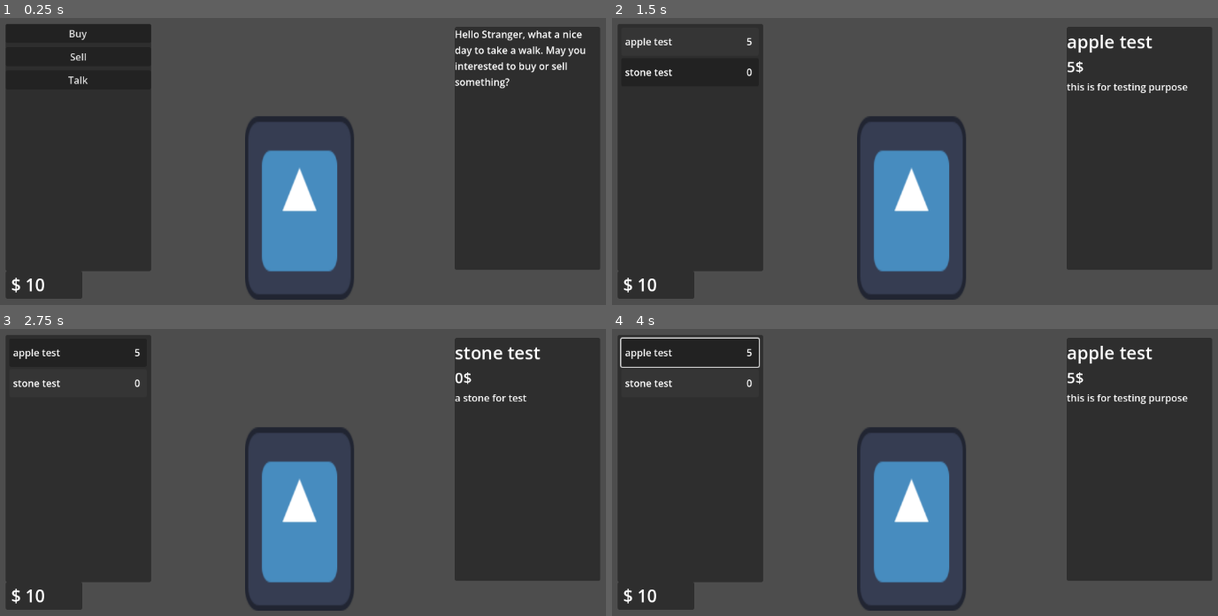
Above: before the commit, frames 1-4 (two rows, left to right).
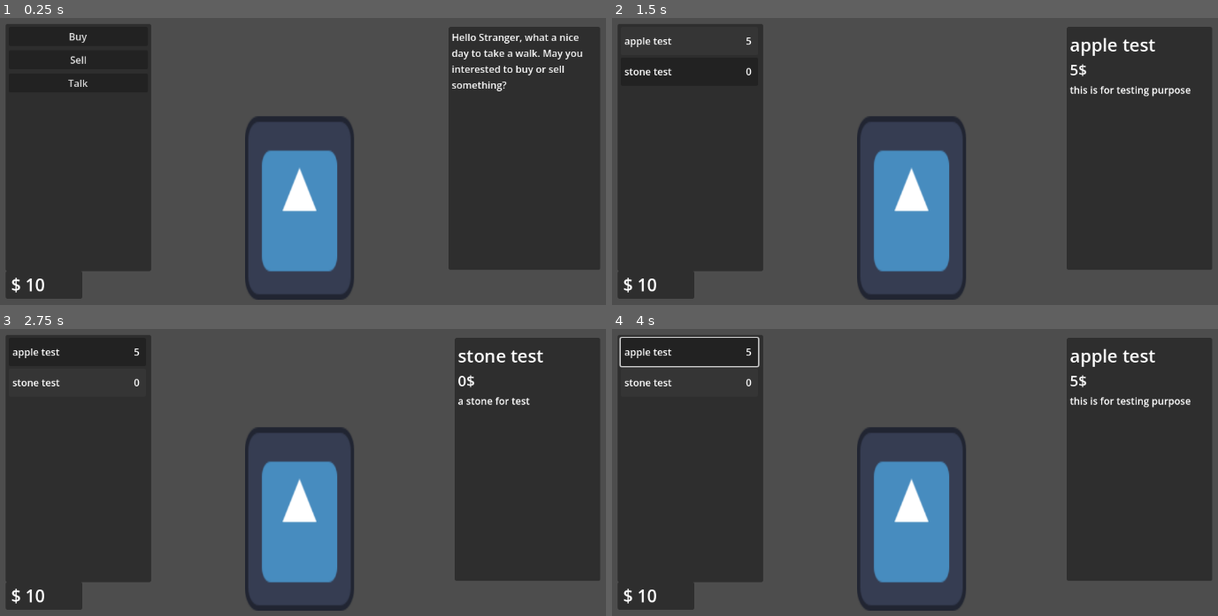
Above: after the commit, the same moments.

Repository: alifyudstira/RPG-game-project
Game: Godot game, scene res://store/store_ui.tscn
Two runs of this game, one before a commit and one after it. Both use one fixed random seed, a clock stepped at 60 frames per second and the inputs below. The project has no main scene, so this scene is started directly. The engine's default icon, where the game draws it, is replaced by a stand-in: a white triangle on a blue panel in a dark square.
Inputs:
- Up to frame 1 (0.25 s): no input
- Up to frame 2 (1.5 s): click "Buy" at 0.5 s; click "apple test" at 1.25 s
- Up to frame 3 (2.75 s): click "stone test" at 2 s
- Up to frame 4 (4 s): tap Enter (ui_accept) at 2.75, 2.85, 3.02, 3.32, 3.5, 3.6, 3.77 s; hold Up (ui_up) from 2.78 s (still down)

The runs differ from the first frame. In frame 1, 2.5% of the frame differs, in the area x 11-97%, y 3-88%; in frame 2, 1.3%; in frame 3, 1.1%; in frame 4, 1.7%.

Commit message:
margin ui store
nambahin margin di ui store, jadi ga mepet pinggir

Diff:
--- /dev/null
+++ b/json/storeDialogue.json
@@ -0,0 +1,5 @@
+{
+    "who": [
+        "I am"
+    ]
+}
--- a/store/item_button.tscn
+++ b/store/item_button.tscn
@@ -5,17 +5,15 @@
 anchors_preset = 15
 anchor_right = 1.0
 anchor_bottom = 1.0
-offset_right = -915.0
-offset_bottom = -589.0
+offset_right = -927.0
+offset_bottom = -602.0
 grow_horizontal = 2
 grow_vertical = 2
 
 [node name="itemButton" type="Button" parent="." unique_id=252969794]
 layout_mode = 1
-offset_left = 6.0
-offset_top = 6.0
-offset_right = 230.0
-offset_bottom = 52.0
+offset_right = 224.0
+offset_bottom = 46.0
 
 [node name="name" type="Label" parent="itemButton" unique_id=571268579]
 layout_mode = 1
--- a/store/store_ui.gd
+++ b/store/store_ui.gd
@@ -8,17 +8,17 @@
 var leftBarState:String = "options"
 var leftBarChildren:Array
 
-@onready var itemList = $leftBar/itemBar/itemList
-@onready var itemBar = $leftBar/itemBar
-@onready var options = $leftBar/options
-@onready var optionList = $leftBar/options/optionlList
-@onready var talkBar = $leftBar/talkBar
-@onready var talkList = $leftBar/talkBar/talkList
-@onready var itemInfo = $descPanel/VBoxContainer/itemInfo
-@onready var descPanelName = $descPanel/VBoxContainer/itemInfo/name
-@onready var descPanelDesc = $descPanel/VBoxContainer/itemInfo/desc
-@onready var descPanelPrice = $descPanel/VBoxContainer/itemInfo/price
-@onready var dialoguePanel = $descPanel/VBoxContainer/dialogue
+@onready var itemList = $leftBar/MarginContainer/itemBar/itemList
+@onready var itemBar = $leftBar/MarginContainer/itemBar
+@onready var options = $leftBar/MarginContainer/options
+@onready var optionList = $leftBar/MarginContainer/options/optionlList
+@onready var talkBar = $leftBar/MarginContainer/talkBar
+@onready var talkList = $leftBar/MarginContainer/talkBar/talkList
+@onready var itemInfo = $descPanel/MarginContainer/VBoxContainer/itemInfo
+@onready var descPanelName = $descPanel/MarginContainer/VBoxContainer/itemInfo/name
+@onready var descPanelDesc = $descPanel/MarginContainer/VBoxContainer/itemInfo/desc
+@onready var descPanelPrice = $descPanel/MarginContainer/VBoxContainer/itemInfo/price
+@onready var dialoguePanel = $descPanel/MarginContainer/VBoxContainer/dialogue
 @onready var playerMoneyUi = $money/playerMoney
 
 func _ready() -> void:
--- a/store/store_ui.tscn
+++ b/store/store_ui.tscn
@@ -34,54 +34,64 @@
 offset_bottom = 236.0
 grow_vertical = 2
 
-[node name="options" type="ScrollContainer" parent="leftBar" unique_id=1279578037]
+[node name="MarginContainer" type="MarginContainer" parent="leftBar" unique_id=1792656928]
+layout_mode = 2
+theme_override_constants/margin_left = 5
+theme_override_constants/margin_top = 5
+theme_override_constants/margin_right = 5
+theme_override_constants/margin_bottom = 5
+
+[node name="options" type="ScrollContainer" parent="leftBar/MarginContainer" unique_id=1279578037]
+clip_contents = false
 layout_mode = 2
 
-[node name="optionlList" type="VBoxContainer" parent="leftBar/options" unique_id=401278059]
+[node name="optionlList" type="VBoxContainer" parent="leftBar/MarginContainer/options" unique_id=401278059]
 layout_mode = 2
 size_flags_horizontal = 3
 theme_override_constants/separation = 7
 
-[node name="buy" type="Button" parent="leftBar/options/optionlList" unique_id=420775401]
+[node name="buy" type="Button" parent="leftBar/MarginContainer/options/optionlList" unique_id=420775401]
 layout_mode = 2
 text = "Buy"
 
-[node name="sell" type="Button" parent="leftBar/options/optionlList" unique_id=1622315477]
+[node name="sell" type="Button" parent="leftBar/MarginContainer/options/optionlList" unique_id=1622315477]
 layout_mode = 2
 text = "Sell"
 
-[node name="talk" type="Button" parent="leftBar/options/optionlList" unique_id=1868798750]
+[node name="talk" type="Button" parent="leftBar/MarginContainer/options/optionlList" unique_id=1868798750]
 layout_mode = 2
 text = "Talk"
 
-[node name="itemBar" type="ScrollContainer" parent="leftBar" unique_id=1114820708]
+[node name="itemBar" type="ScrollContainer" parent="leftBar/MarginContainer" unique_id=1114820708]
+clip_contents = false
 layout_mode = 2
 
-[node name="itemList" type="VBoxContainer" parent="leftBar/itemBar" unique_id=1440413565]
+[node name="itemList" type="VBoxContainer" parent="leftBar/MarginContainer/itemBar" unique_id=1440413565]
 layout_mode = 2
 theme_override_constants/separation = 50
 
-[node name="talkBar" type="ScrollContainer" parent="leftBar" unique_id=1555186942]
+[node name="talkBar" type="ScrollContainer" parent="leftBar/MarginContainer" unique_id=1555186942]
+clip_contents = false
 layout_mode = 2
 
-[node name="talkList" type="VBoxContainer" parent="leftBar/talkBar" unique_id=1829145519]
+[node name="talkList" type="VBoxContainer" parent="leftBar/MarginContainer/talkBar" unique_id=1829145519]
 layout_mode = 2
 size_flags_horizontal = 3
 theme_override_constants/separation = 7
 
-[node name="who" type="Button" parent="leftBar/talkBar/talkList" unique_id=1569024586]
+[node name="who" type="Button" parent="leftBar/MarginContainer/talkBar/talkList" unique_id=1569024586]
 layout_mode = 2
 text = "Who are you?"
 
-[node name="whatDo" type="Button" parent="leftBar/talkBar/talkList" unique_id=483492060]
+[node name="whatDo" type="Button" parent="leftBar/MarginContainer/talkBar/talkList" unique_id=483492060]
 layout_mode = 2
 text = "What do you do?"
 
-[node name="whatSell" type="Button" parent="leftBar/talkBar/talkList" unique_id=1913755461]
+[node name="whatSell" type="Button" parent="leftBar/MarginContainer/talkBar/talkList" unique_id=1913755461]
 layout_mode = 2
 text = "What do you sell?"
 
-[node name="cat" type="Button" parent="leftBar/talkBar/talkList" unique_id=1692172579]
+[node name="cat" type="Button" parent="leftBar/MarginContainer/talkBar/talkList" unique_id=1692172579]
 layout_mode = 2
 text = "You are, a cat?!"
 
@@ -123,13 +133,20 @@
 grow_horizontal = 0
 grow_vertical = 2
 
-[node name="VBoxContainer" type="VBoxContainer" parent="descPanel" unique_id=2050539735]
+[node name="MarginContainer" type="MarginContainer" parent="descPanel" unique_id=889097903]
+layout_mode = 2
+theme_override_constants/margin_left = 5
+theme_override_constants/margin_top = 5
+theme_override_constants/margin_right = 5
+theme_override_constants/margin_bottom = 5
+
+[node name="VBoxContainer" type="VBoxContainer" parent="descPanel/MarginContainer" unique_id=2050539735]
 layout_mode = 2
 
-[node name="itemInfo" type="Control" parent="descPanel/VBoxContainer" unique_id=1179331506]
+[node name="itemInfo" type="Control" parent="descPanel/MarginContainer/VBoxContainer" unique_id=1179331506]
 layout_mode = 2
 
-[node name="name" type="Label" parent="descPanel/VBoxContainer/itemInfo" unique_id=1139670150]
+[node name="name" type="Label" parent="descPanel/MarginContainer/VBoxContainer/itemInfo" unique_id=1139670150]
 custom_minimum_size = Vector2(237, 0)
 layout_mode = 0
 offset_top = 4.0
@@ -141,7 +158,7 @@
 text = "Name"
 autowrap_mode = 2
 
-[node name="price" type="Label" parent="descPanel/VBoxContainer/itemInfo" unique_id=1647322189]
+[node name="price" type="Label" parent="descPanel/MarginContainer/VBoxContainer/itemInfo" unique_id=1647322189]
 custom_minimum_size = Vector2(237, 0)
 layout_mode = 0
 offset_top = 48.0
@@ -153,7 +170,7 @@
 text = "price"
 autowrap_mode = 2
 
-[node name="desc" type="Label" parent="descPanel/VBoxContainer/itemInfo" unique_id=1060249553]
+[node name="desc" type="Label" parent="descPanel/MarginContainer/VBoxContainer/itemInfo" unique_id=1060249553]
 custom_minimum_size = Vector2(237, 0)
 layout_mode = 0
 offset_top = 86.0
@@ -164,7 +181,7 @@
 text = "Name"
 autowrap_mode = 2
 
-[node name="dialogue" type="Label" parent="descPanel/VBoxContainer" unique_id=1022264359]
+[node name="dialogue" type="Label" parent="descPanel/MarginContainer/VBoxContainer" unique_id=1022264359]
 custom_minimum_size = Vector2(237, 0)
 layout_mode = 2
 size_flags_horizontal = 0
@@ -172,10 +189,10 @@
 text = "dialogue"
 autowrap_mode = 2
 
-[connection signal="pressed" from="leftBar/options/optionlList/buy" to="." method="_on_buy_pressed"]
-[connection signal="pressed" from="leftBar/options/optionlList/sell" to="." method="_on_sell_pressed"]
-[connection signal="pressed" from="leftBar/options/optionlList/talk" to="." method="_on_talk_pressed"]
-[connection signal="pressed" from="leftBar/talkBar/talkList/who" to="." method="_on_buy_pressed"]
-[connection signal="pressed" from="leftBar/talkBar/talkList/whatDo" to="." method="_on_sell_pressed"]
-[connection signal="pressed" from="leftBar/talkBar/talkList/whatSell" to="." method="_on_talk_pressed"]
-[connection signal="pressed" from="leftBar/talkBar/talkList/cat" to="." method="_on_talk_pressed"]
+[connection signal="pressed" from="leftBar/MarginContainer/options/optionlList/buy" to="." method="_on_buy_pressed"]
+[connection signal="pressed" from="leftBar/MarginContainer/options/optionlList/sell" to="." method="_on_sell_pressed"]
+[connection signal="pressed" from="leftBar/MarginContainer/options/optionlList/talk" to="." method="_on_talk_pressed"]
+[connection signal="pressed" from="leftBar/MarginContainer/talkBar/talkList/who" to="." method="_on_buy_pressed"]
+[connection signal="pressed" from="leftBar/MarginContainer/talkBar/talkList/whatDo" to="." method="_on_sell_pressed"]
+[connection signal="pressed" from="leftBar/MarginContainer/talkBar/talkList/whatSell" to="." method="_on_talk_pressed"]
+[connection signal="pressed" from="leftBar/MarginContainer/talkBar/talkList/cat" to="." method="_on_talk_pressed"]
